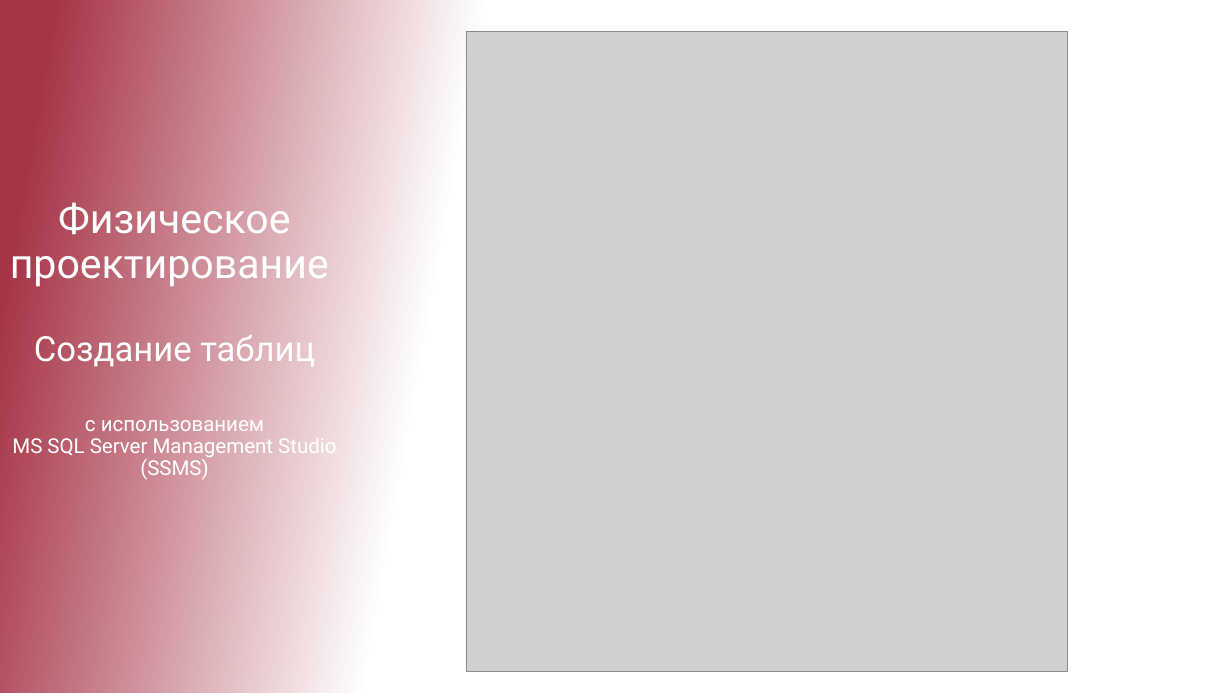
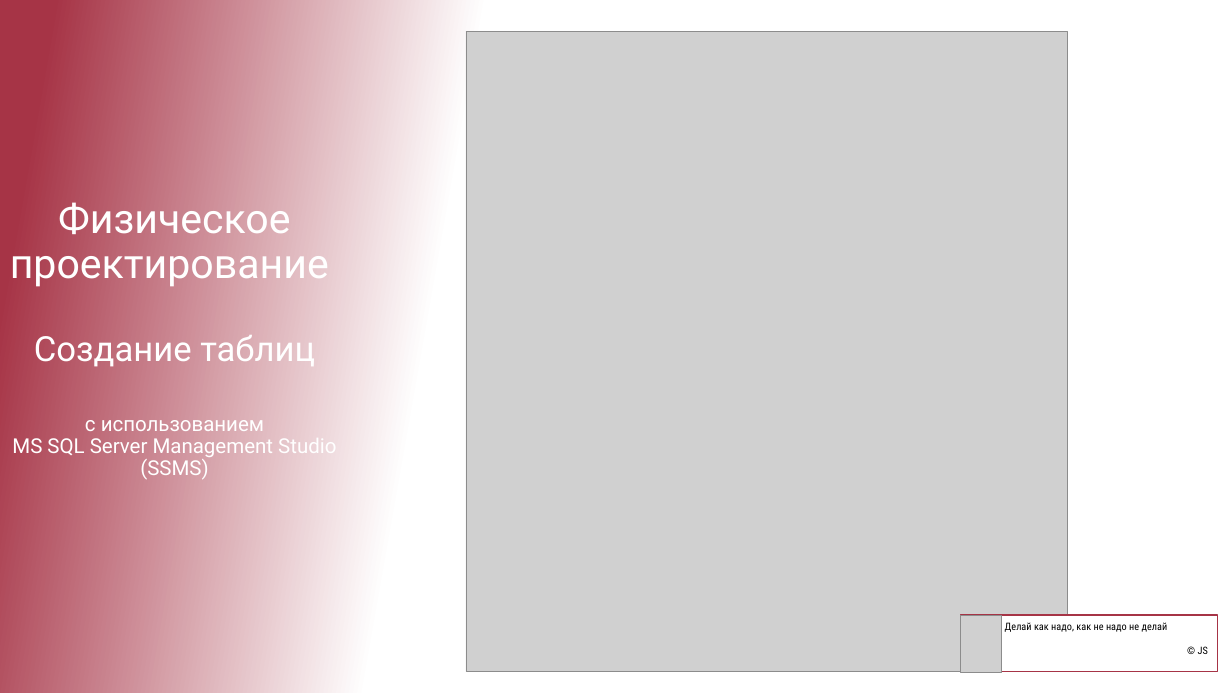
Before and after one commit to TMS-BI21-onl/Uladzimir.Barysau, a slide deck: slide 6 of Project/Online-shop_дипломный проект.pptx. Drawn at 1232x693 pixels with LibreOffice and Linux fonts; fonts in the diff are those of the drawing; grey boxes stand for pictures. Boxes give left, top, right and bottom in pixels: in the first picture for what was removed or moved away, otherwise in the second. Text is boxed around its words. In the diff, an @@ line names an element or a change of style, - is before the commit and + after.

```diff
--- a/Project/Online-shop_дипломный проект.pptx
+++ b/Project/Online-shop_дипломный проект.pptx
@@ rectangle added at (x1=960, y1=616, x2=1217, y2=672), fill #FFFFFF, outline #A63446 0.85 pt, 8 pt, text #000000 @@
+Делай как надо, как не надо не делай
+© JS
@@ picture added at (x1=960, y1=616, x2=1002, y2=673) @@
```
Also in this commit, not shown: 4 other slides changed.
